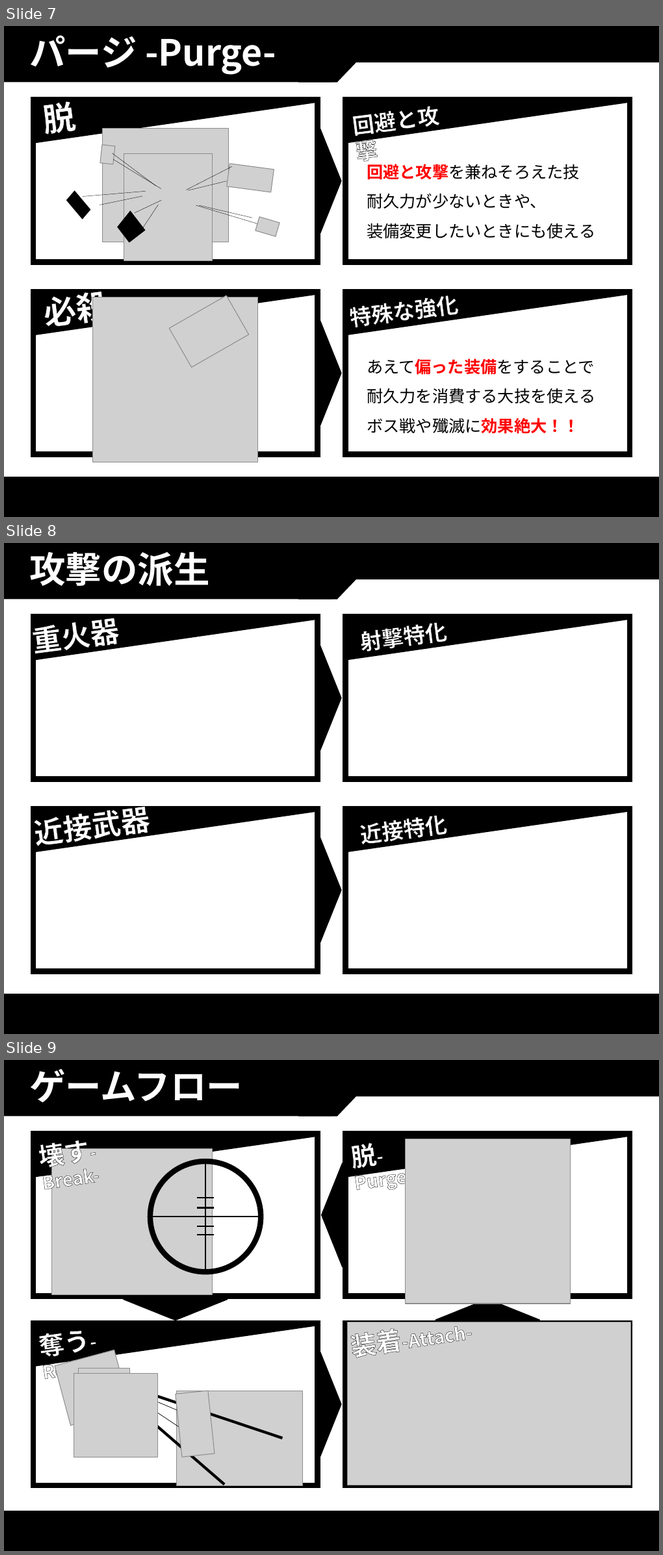
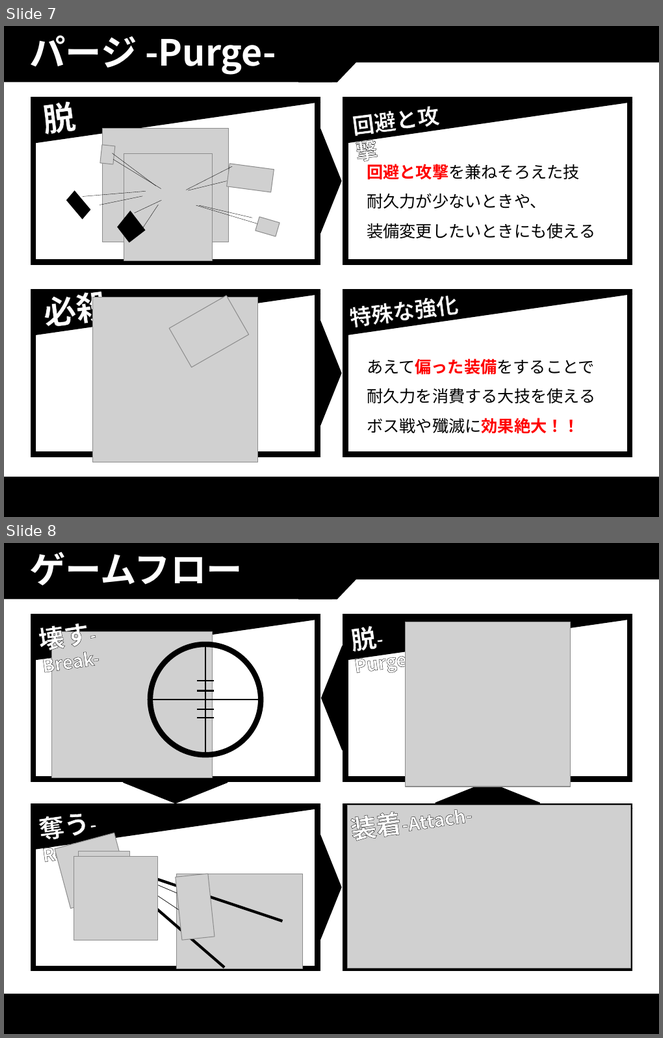
Before and after one commit to thi-bow/2017Team05, a slide deck: 企画/企画書/PurgeVer2.pptx. Shown one above the other, each under a label of ours: slides 7, 8 and 9 before the commit, slides 7 and 8 after it. The pictures are 663x1555 and 663x1038 pixels, drawn with LibreOffice and Linux fonts; fonts in the diff are those of the drawing; grey boxes stand for pictures. Boxes give left, top, right and bottom in pixels: in the first picture for what was removed or moved away, otherwise in the second. Text is boxed around its words. In the diff, an @@ line names an element or a change of style, - is before the commit and + after.

```diff
--- a/企画/企画書/PurgeVer2.pptx
+++ b/企画/企画書/PurgeVer2.pptx
@@ slide 8 removed at box(4, 543, 659, 1034), background #FFFFFF; not listed: 4 template elements that a slide beside it also shows @@
@@ title removed at box(30, 552, 210, 586) @@
-攻撃の派生
@@ group removed at box(33, 617, 633, 780): 2 rounded rectangles, 2 right triangles, 2 texts, 1 triangle @@
-重火器
-射撃特化
@@ text removed at box(362, 815, 448, 848) @@
-近接特化
@@ group removed at box(33, 805, 633, 971): 2 rounded rectangles, 2 right triangles, 1 text, 1 triangle @@
-近接武器
@@ what was slide 9 is now slide 8 @@
```
Also in this commit, not shown: 4 slides changed, 10 other files.
